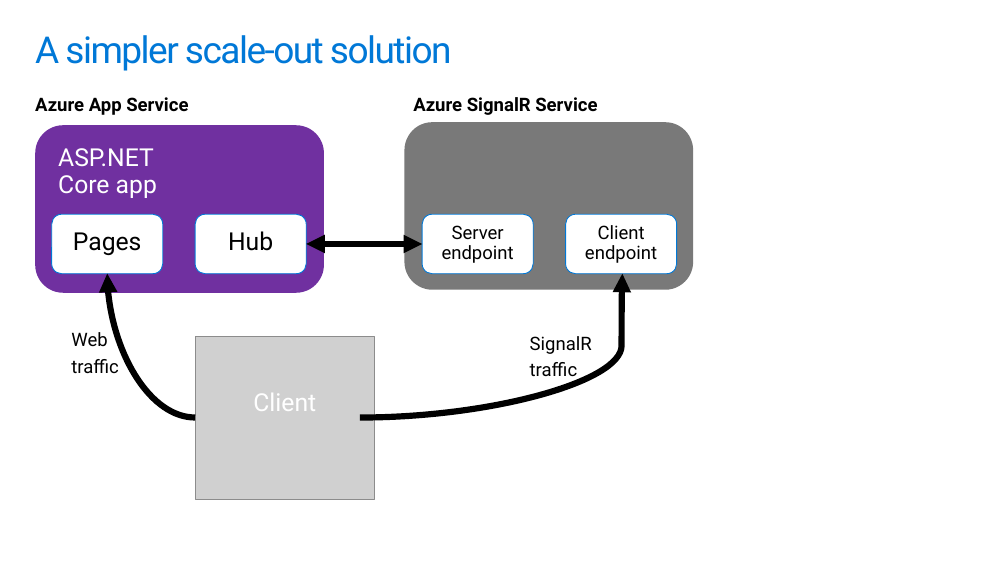
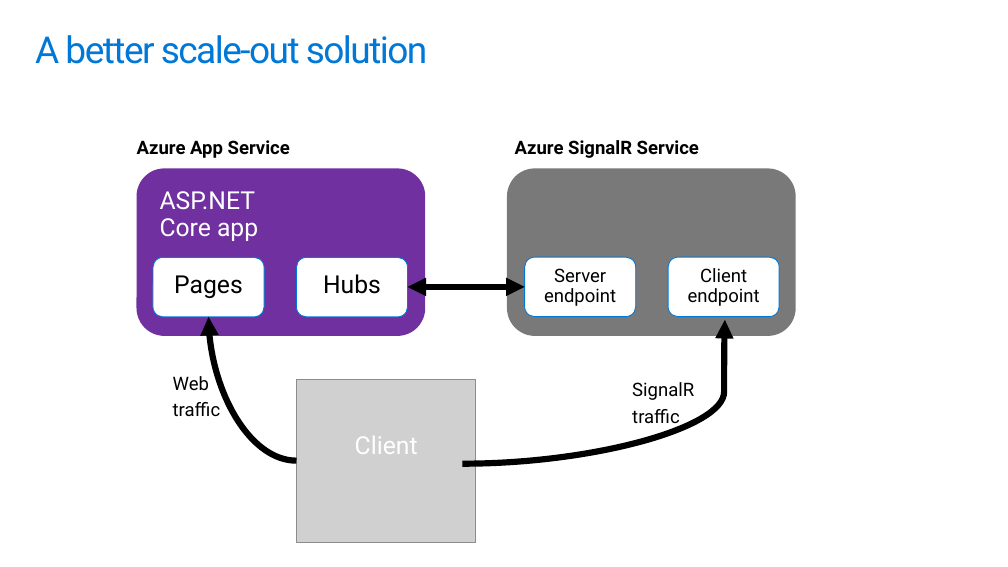
Before and after one commit to scottaddie/slide-decks, a slide deck: slide 11 of Building the Real-time Web with SignalR.pptx. Drawn at 1008x567 pixels with LibreOffice and Linux fonts; fonts in the diff are those of the drawing; grey boxes stand for pictures; background and template pictures are left out. Boxes give left, top, right and bottom in pixels: in the first picture for what was removed or moved away, otherwise in the second. Text is boxed around its words. In the diff, an @@ line names an element or a change of style, - is before the commit and + after.

```diff
--- a/Building the Real-time Web with SignalR.pptx
+++ b/Building the Real-time Web with SignalR.pptx
@@ title at [35, 35, 428, 64]: text changed @@
-A simpler scale-out solution
+A better scale-out solution
@@ rounded rectangle removed at [195, 214, 306, 273] @@
-Hub
@@ rounded rectangle added at [296, 257, 408, 316], fill #FFFFFF, outline #0078D7 0.85 pt, 24 pt, text #000000 @@
+Hubs
@@ rounded rectangle "Server endpoint": place and size @@
-rounded rectangle "Server endpoint" at [422, 214, 534, 273]
+rounded rectangle "Server endpoint" at [525, 257, 636, 316]
@@ rounded rectangle "Client endpoint": place and size @@
-rounded rectangle "Client endpoint" at [566, 214, 677, 273]
+rounded rectangle "Client endpoint" at [669, 257, 780, 316]
@@ 4 texts, 3 rounded rectangles, 2 curved arrows, 1 picture, 1 double arrow: place and size @@
-4 texts, 3 rounded rectangles, 2 curved arrows, 1 picture, 1 double arrow at [35, 97, 694, 499]
+4 texts, 3 rounded rectangles, 2 curved arrows, 1 picture, 1 double arrow at [136, 140, 796, 543]
```
Also in this commit, not shown: 1 other slide changed, 1 slide added.
